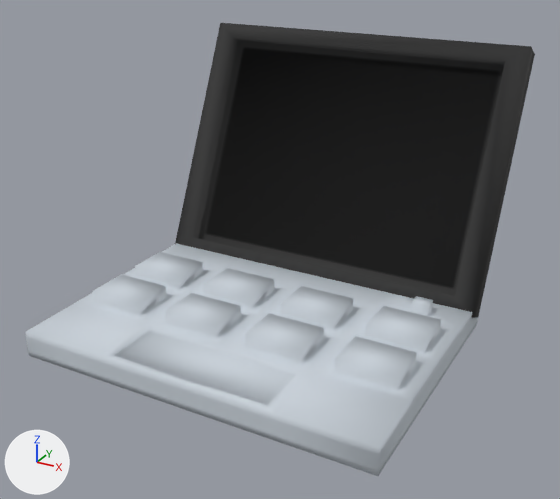
The FBX model TI3 - RockeFeller/Assets/3DAssets/AssetsMedicina/Computador.fbx, before and after one commit.
Rendered twice from a 50 mm lens placed at (0.569, -0.961, 0.634), pointed at (0.006, 0.064, 0.121). Arrows for +X, +Y and +Z are at lower left; the lights stay in place. The picture after the commit comes second. Where no turn or scale is listed for an object, it has been applied to the vertices.

Names of what the first picture shows: 'Computador'.
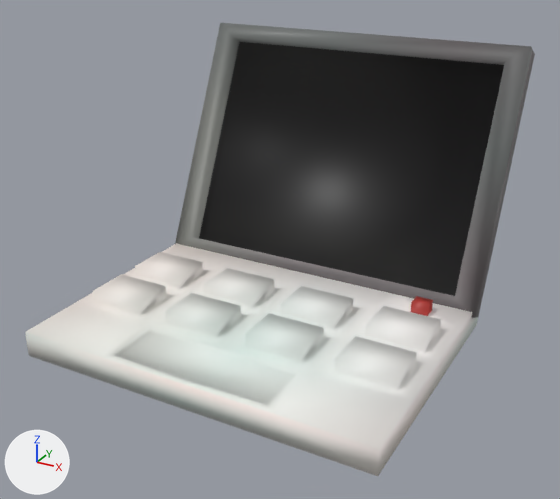
Where the newer file only moved an object's origin or applied its transform, the numbers keep the older frame.

Edits to the bpy script that builds the scene:
```text
Add img_qfmllt_png:
    img_qfmllt_png = load_image('qFmLlT.png', '_unpacked/qFmLlT.png', 315, 250, 'sRGB')
Add mat_material:
    mat_material = principled_material('Material')
    mat_material.texture = img_qfmllt_png
Change me_cube_057:
    used by ob_computador; location = (0.0, 0.0, 0.0)
    remove me_cube_057.from_pydata(...)  # 198 vertices, 194 faces; spans x -0.302..0.302, y -0.215..0.418, z -0.022..0.427
    add me_cube_057.from_pydata(...)  # 150 vertices, 146 faces; spans x -0.302..0.302, y -0.215..0.418, z -0.022..0.427
    me_cube_057 part 1
    48 vertices are removed from x -0.3..0.3, y -0.215..0.233, z -0.011..0.011
    64 faces are deleted
    16 new faces join them
    me_cube_057 part 2: 130 faces spanning x -0.302..0.302, y -0.215..0.418, z -0.022..0.427 switch from mat_computador (picture img_pctex_png) to mat_material (picture img_qfmllt_png)
```

Where the change shows, as pixel boxes (x1, y1, x2, y2) in the pictures (560 x 499 px):
part 1 of me_cube_057, reshaped: (25, 314, 478, 476) in both
part 2 of me_cube_057, recoloured: (26, 23, 535, 448) in both
